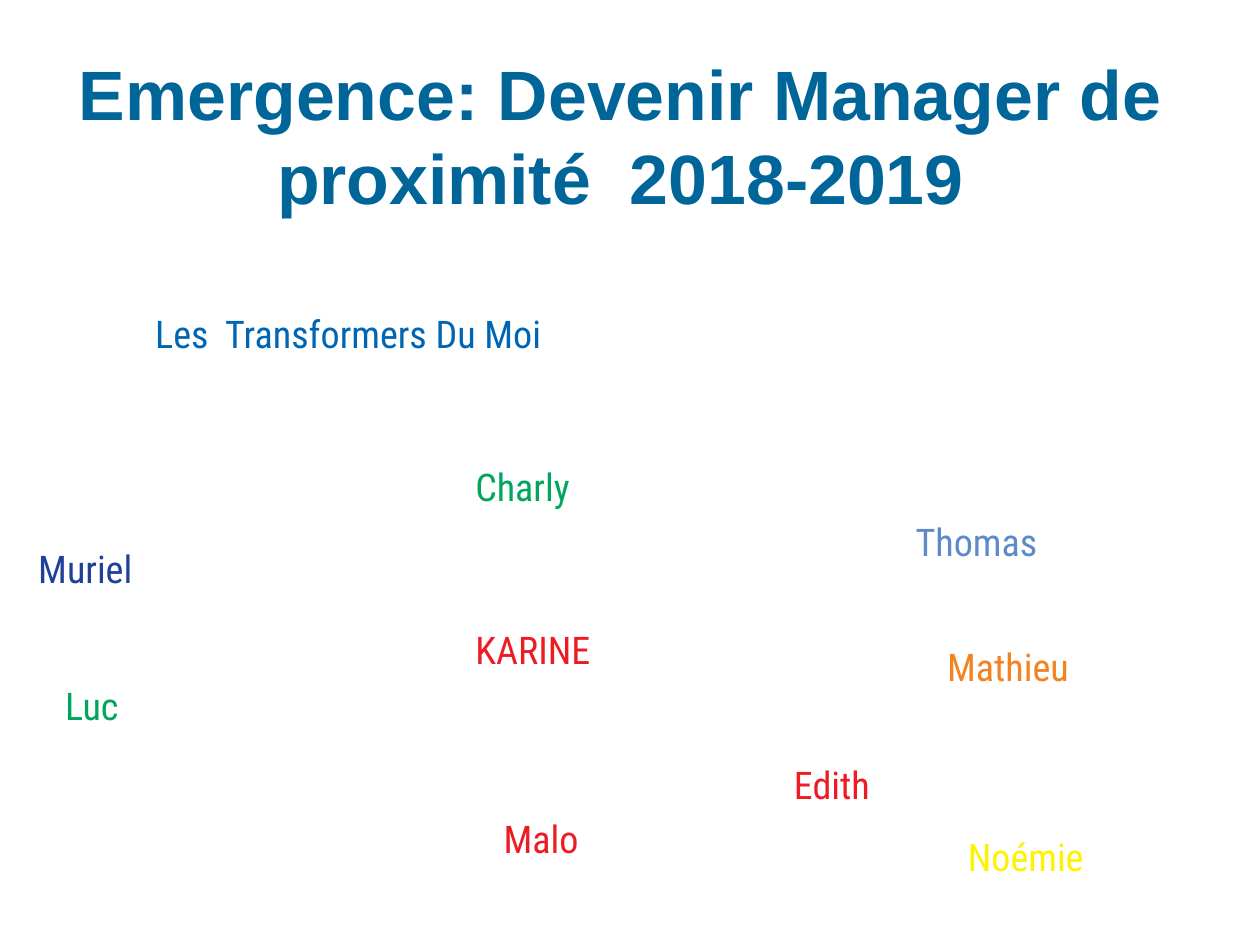
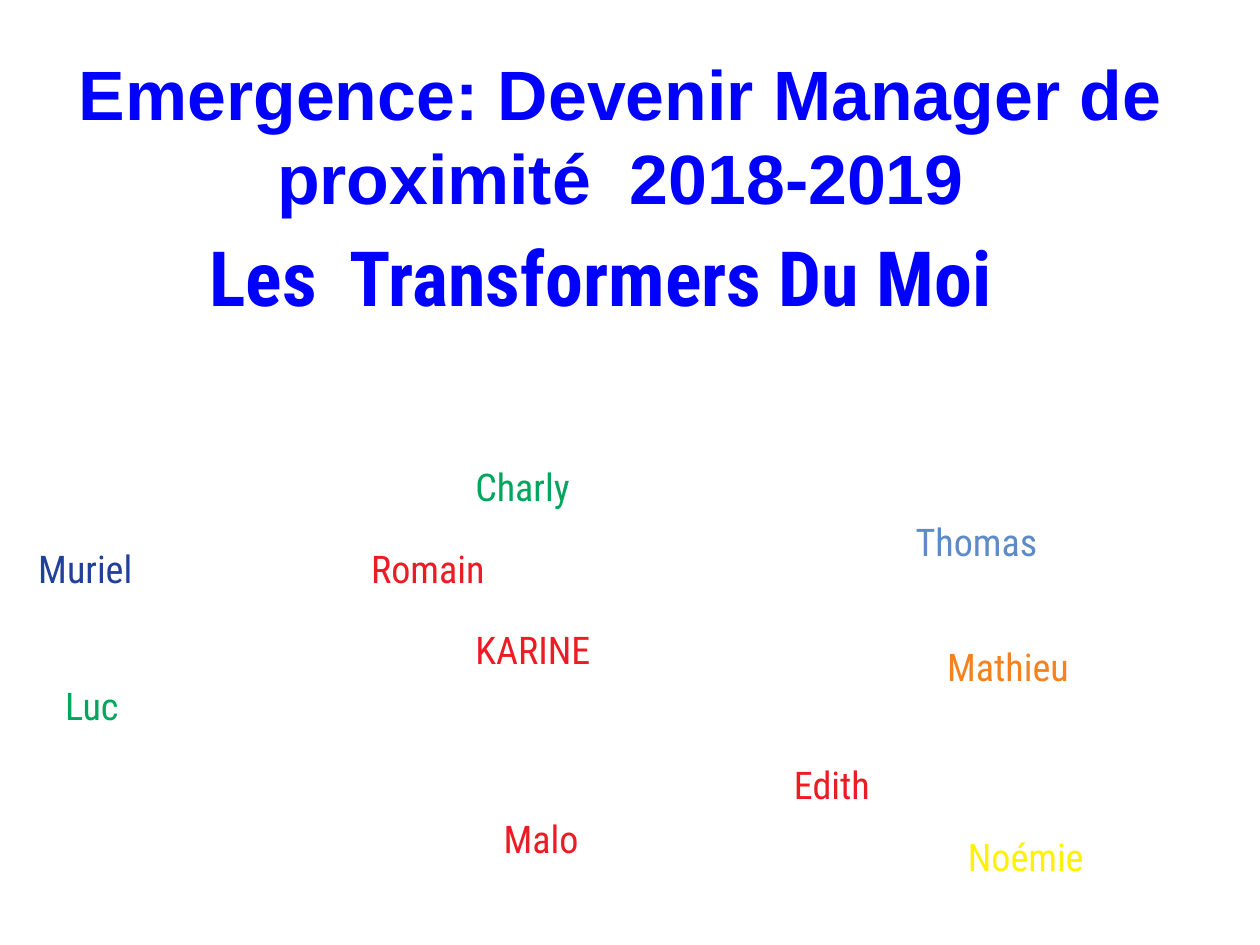
Before and after one commit to heylve/current, a slide deck: slide 1 of Admin_generale/emergence/Pres_germe_21_10_19.odp. Drawn at 1260x945 pixels with LibreOffice and Linux fonts; fonts in the diff are those of the drawing; background and template pictures are left out. Boxes give left, top, right and bottom in pixels: in the first picture for what was removed or moved away, otherwise in the second. Text is boxed around its words. In the diff, an @@ line names an element or a change of style, - is before the commit and + after.

Commit message:
dessin presentation ...

```diff
--- a/Admin_generale/emergence/Pres_germe_21_10_19.odp
+++ b/Admin_generale/emergence/Pres_germe_21_10_19.odp
@@ title "Emergence: Devenir Manager de proximité ..." at (x1=79, y1=69, x2=1161, y2=217): text colour #006699 to #0000FF @@
@@ text "Les Transformers Du Moi" moved from (x1=155, y1=319, x2=541, y2=349) to (x1=209, y1=248, x2=992, y2=307) @@
@@ text "Les Transformers Du Moi" at (x1=209, y1=248, x2=992, y2=307): size 24 to 48 pt, text colour #0066B3 to #0000FF, bold on @@
@@ text added at (x1=371, y1=555, x2=484, y2=584), 24 pt, text #ED1C24 @@
+Romain
```
Also in this commit, not shown: 4 other files.
